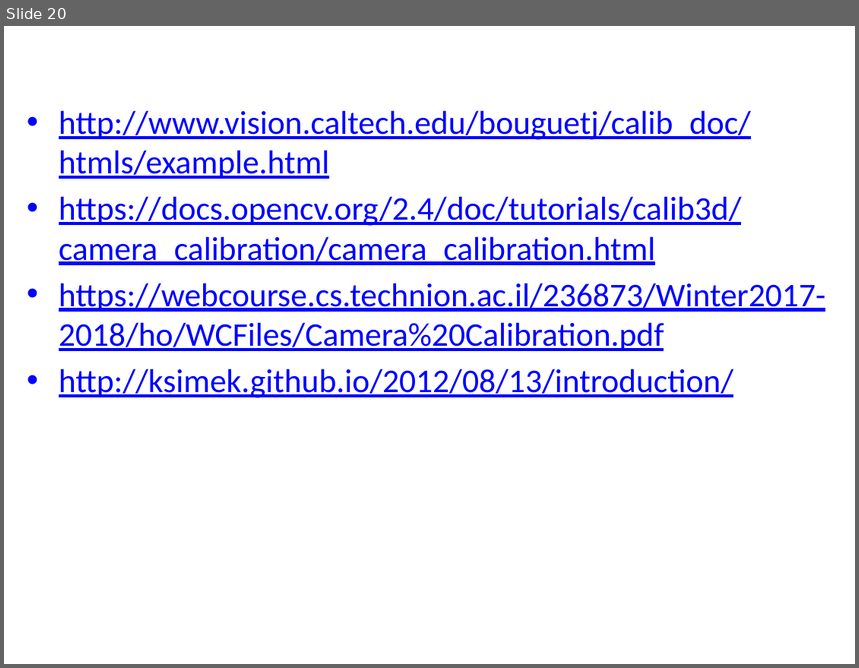
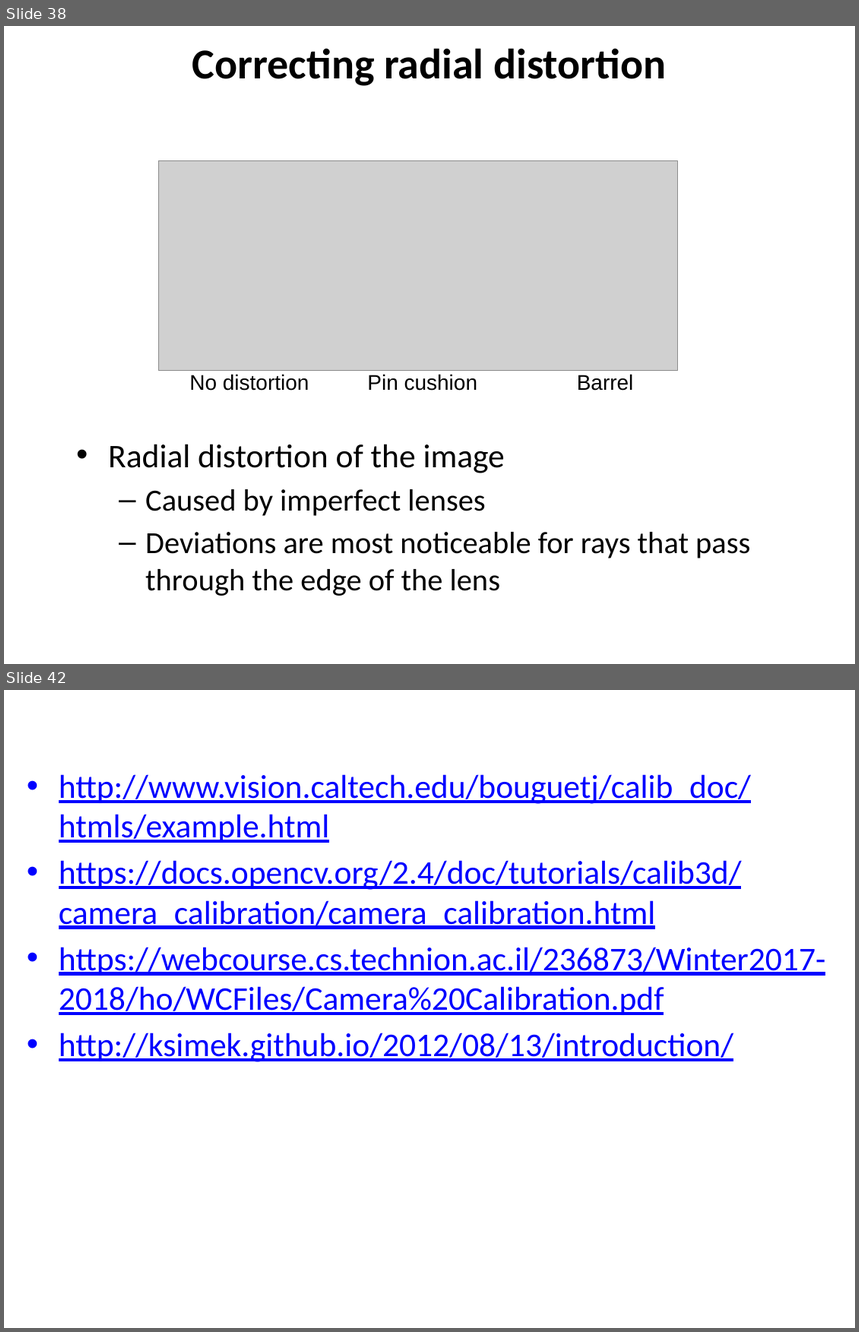
Before and after one commit to YoniChechik/AI_is_Math, a slide deck: c_07_camera_calibration/camera calibration.pptx. Shown one above the other, each under a label of ours: slide 20 before the commit, slides 38 and 42 after it; the slides between them are not shown. The pictures are 859x668 and 859x1332 pixels, drawn with LibreOffice and Linux fonts; fonts in the diff are those of the drawing; grey boxes stand for pictures. Boxes give left, top, right and bottom in pixels: in the first picture for what was removed or moved away, otherwise in the second. Text is boxed around its words. In the diff, an @@ line names an element or a change of style, - is before the commit and + after.

```diff
--- a/c_07_camera_calibration/camera calibration.pptx
+++ b/c_07_camera_calibration/camera calibration.pptx
@@ slide 38 added at (4, 26, 855, 664), background #FFFFFF @@
@@ title added at (192, 48, 666, 86), 36 pt, text #000000, bold @@
+Correcting radial distortion
@@ picture added at (159, 161, 678, 371) @@
@@ text added at (189, 374, 310, 391), 18 pt, text #000000 @@
+No distortion
@@ text added at (367, 374, 477, 391), 18 pt, text #000000 @@
+Pin cushion
@@ text added at (577, 374, 634, 391), 18 pt, text #000000 @@
+Barrel
@@ text added at (108, 444, 750, 596), 26 pt, text #000000 @@
+• Radial distortion of the image
+  – Caused by imperfect lenses
+  – Deviations are most noticeable for rays that pass through the edge of the lens
@@ what was slide 20 is now slide 42 @@
```
Also in this commit, not shown: 21 other slides added.
